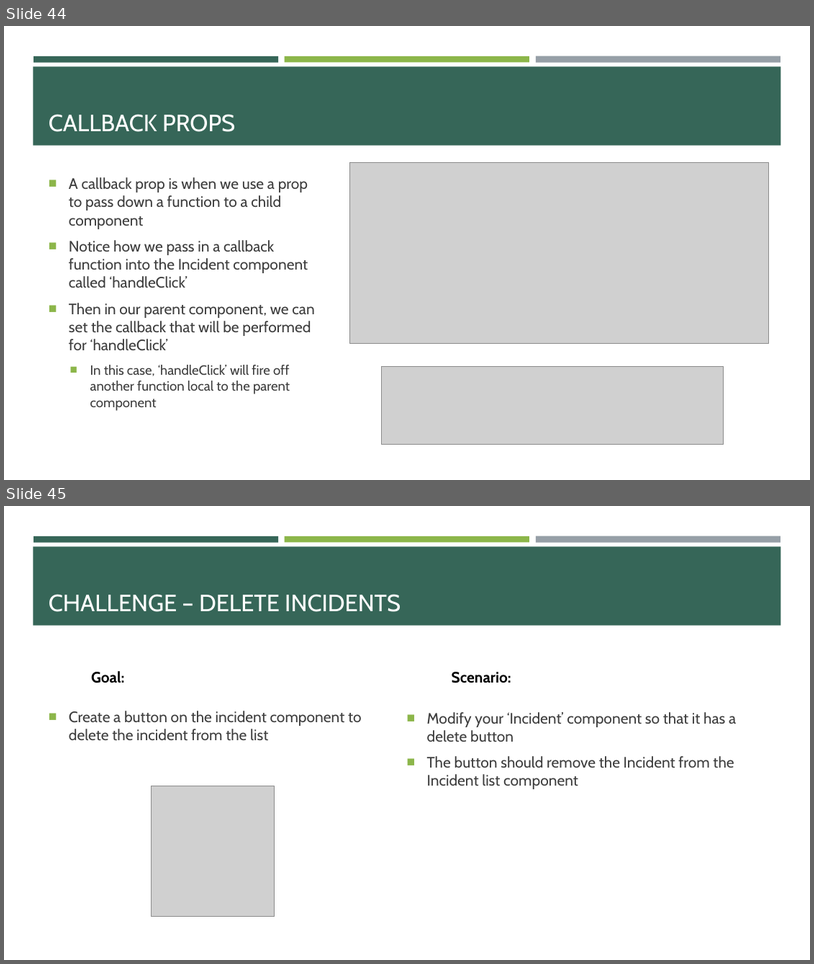
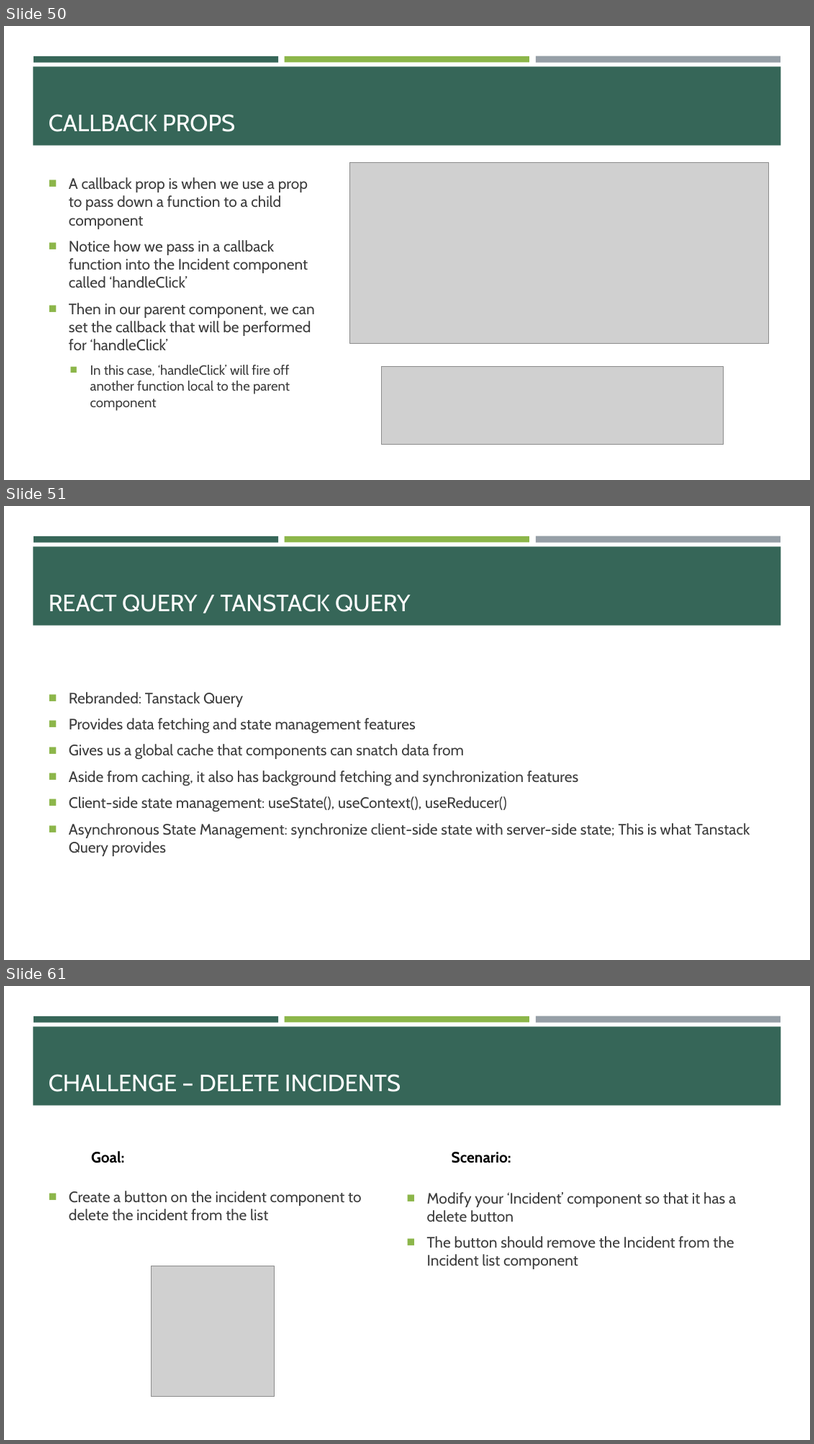
Before and after one commit to e-m-wilson/dotnet, a slide deck: Resources-Notes-Ppts/React/React.pptx. Shown one above the other, each under a label of ours: slides 44 and 45 before the commit, slides 50, 51 and 61 after it; the slides between them are not shown. The pictures are 814x964 and 814x1444 pixels, drawn with LibreOffice and Linux fonts; fonts in the diff are those of the drawing; grey boxes stand for pictures. Boxes give left, top, right and bottom in pixels: in the first picture for what was removed or moved away, otherwise in the second. Text is boxed around its words. In the diff, an @@ line names an element or a change of style, - is before the commit and + after.

```diff
--- a/Resources-Notes-Ppts/React/React.pptx
+++ b/Resources-Notes-Ppts/React/React.pptx
@@ slide 51 added at [4, 506, 810, 960], background #FFFFFF; not listed: 4 template elements that a slide beside it also shows @@
@@ title added at [49, 594, 411, 612], 28 pt, text #FFFFFF @@
+REACT QUERY / TANSTACK QUERY
@@ text added at [69, 692, 751, 856], 18 pt, text #3D3D3D @@
+■ Rebranded: Tanstack Query
+■ Provides data fetching and state management features
+■ Gives us a global cache that components can snatch data from
+■ Aside from caching, it also has background fetching and synchronization features
+■ Client-side state management: useState(), useContext(), useReducer()
+■ Asynchronous State Management: synchronize client-side state with server-side state; This is what Tanstack Query provides
@@ what was slide 44 is now slide 50 @@
@@ what was slide 45 is now slide 61 @@
```
Also in this commit, not shown: 11 slides changed, 12 other slides added.
